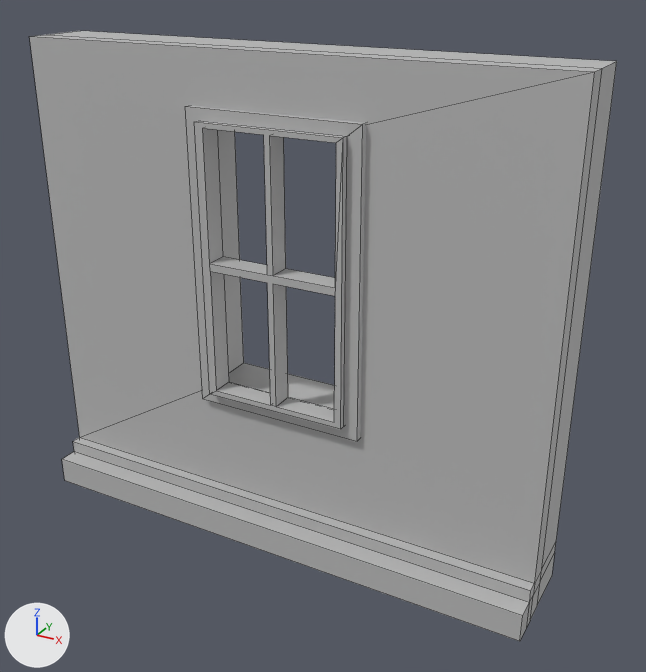
Before and after pictures for a commit that changed the FBX model NightLight/Assets/DayDreams_Models/Windowed_Wall.fbx.
Rendered twice from a 50 mm camera at (0.241, -0.235, 0.204) aimed at (0.104, 0.015, 0.079). Every picture has the same lights, and +X, +Y and +Z are marked at lower left. Mesh edges are drawn as thin lines. Where no turn or scale is listed for an object, it has been applied to the vertices.

Script lines for the objects in view, before the commit:
```python
me_mesh = bpy.data.meshes.new('Mesh')
me_mesh.from_pydata(...)  # 102 vertices, 80 faces; spans x -0.098..0.098, y -0.01..0.027, z -0.088..0.088
# faces by material slot: [42, 38]
me_mesh.materials.append(mat_lambert1)  # grey #bcbcbc
me_mesh.materials.append(mat_lambert2)  # grey #bcbcbc
ob_pcube14 = bpy.data.objects.new('pCube14', me_mesh)
ob_pcube14.location = (0.0907, 0.0026, 0.0863)
```
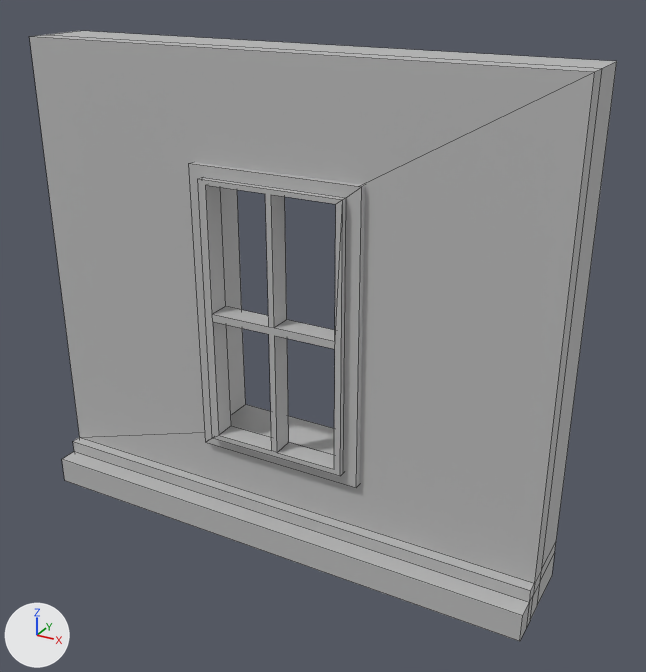
Commit message: fixed Walls

Boxes [x1, y1, x2, y2] around the edits, measured in the pictures (646 x 672 px; the box of a moved part takes in the faces that stretch with it):
```json
{"part": 1, "of": "me_mesh", "change": "moved or reshaped", "before": [185, 106, 366, 441], "after": [189, 162, 365, 487]}
{"part": 2, "of": "me_mesh", "change": "moved or reshaped", "before": [194, 121, 347, 429], "after": [198, 177, 346, 476]}
{"part": 3, "of": "me_mesh", "change": "moved or reshaped", "before": [229, 363, 335, 409], "after": [231, 404, 334, 455]}
{"part": 4, "of": "me_mesh", "change": "moved or reshaped", "before": [79, 71, 595, 497], "after": [79, 71, 595, 497]}
```

Scene script edits in JSON lines:
```json
{"block": "me_mesh", "where": "me_mesh.from_pydata(...)  # 102 vertices, 80 faces; spans x -0.098..0.098, y -0.01..0.027, z -0.088..0.088"}
{"block": "me_mesh", "where": "# used by ob_pcube14; location = (0.0907, 0.0026, 0.0863)"}
{"block": "me_mesh", "change": "me_mesh part 1: the loose piece of 16 vertices spanning x -0.03..0.034, y -0.001..0.003, z -0.037..0.07 is moved by (0.0, 0.0, -0.018)"}
{"block": "me_mesh", "change": "me_mesh part 2: the loose piece of 40 vertices spanning x -0.025..0.029, y -0.003..0.005, z -0.032..0.066 is moved by (0.0, 0.0, -0.018)"}
{"block": "me_mesh", "change": "me_mesh part 3: all 6 vertices in x -0.03..0.03, y 0.002..0.027, z -0.033 are moved by (0.0, 0.0, -0.018)"}
{"block": "me_mesh", "change": "me_mesh part 4: all 6 vertices in x -0.03..0.03, y 0.002..0.027, z 0.068 are moved by (0.0, 0.0, -0.018)"}
```
